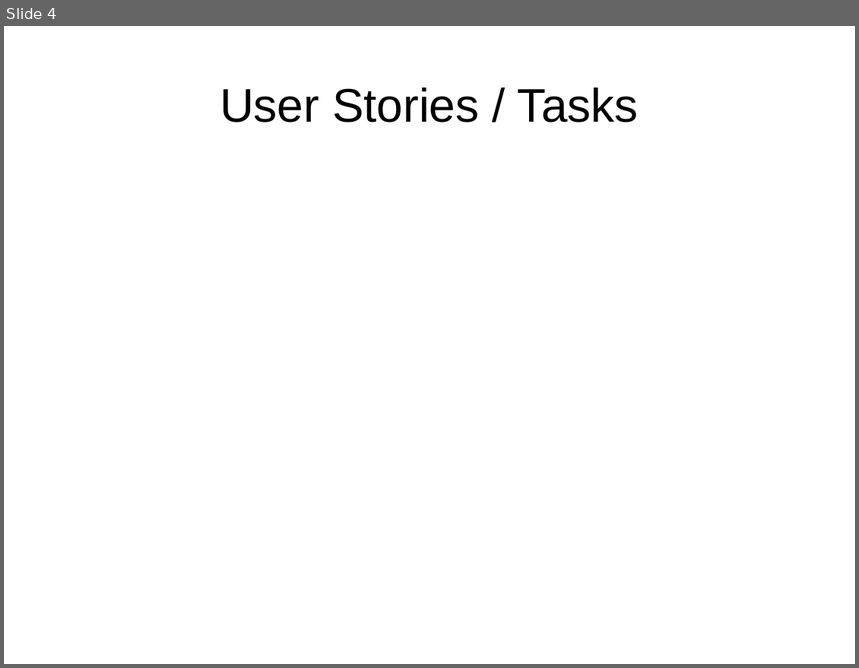
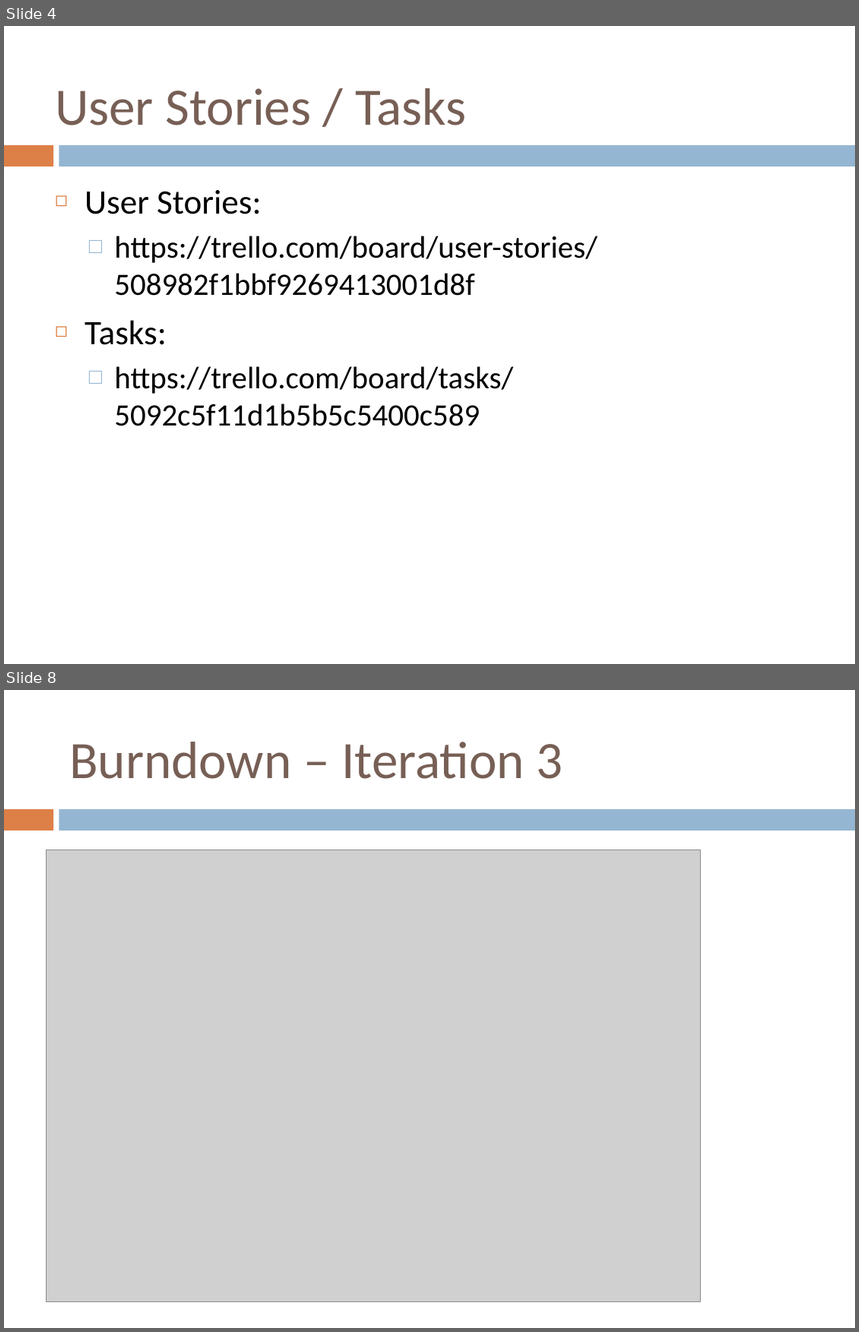
Before and after one commit to delsener/ch.zhaw.mdp.fallstudie, a slide deck: presentation/jmail_presentation.ppt. Shown one above the other, each under a label of ours: slide 4 before the commit, slides 4 and 8 after it; the slides between them are not shown. The pictures are 859x668 and 859x1332 pixels, drawn with LibreOffice and Linux fonts; fonts in the diff are those of the drawing; grey boxes stand for pictures; background and template pictures are left out. Boxes give left, top, right and bottom in pixels: in the first picture for what was removed or moved away, otherwise in the second. Text is boxed around its words. In the diff, an @@ line names an element or a change of style, - is before the commit and + after.

```diff
--- a/presentation/jmail_presentation.ppt
+++ b/presentation/jmail_presentation.ppt
@@ slide 8 added at [4,690,855,1328], background #FFFFFF; not listed: 2 template elements that a slide beside it also shows @@
@@ title added at [69,742,563,779], 49 pt, text #775F55 @@
+Burndown – Iteration 3
@@ picture added at [47,850,701,1303] @@
@@ slide 4 changed as well @@
@@ title "User Stories / Tasks" at [55,88,466,126]: size 44 to 49 pt, font Arial to Calibri, text colour #000000 to #775F55; alignment centre to left; line spacing 0.93 to 1 @@
@@ rectangle added at [4,145,53,167], fill #DD8047 @@
@@ rectangle added at [59,145,855,167], fill #94B6D2 @@
@@ text added at [85,190,598,427], 29 pt, text #000000 @@
+◻ User Stories:
+  □ https://trello.com/board/user-stories/508982f1bbf9269413001d8f
+◻ Tasks:
+  □ https://trello.com/board/tasks/5092c5f11d1b5b5c5400c589
```
Also in this commit, not shown: 6 other slides changed, 4 other slides added, 2 slides removed.
